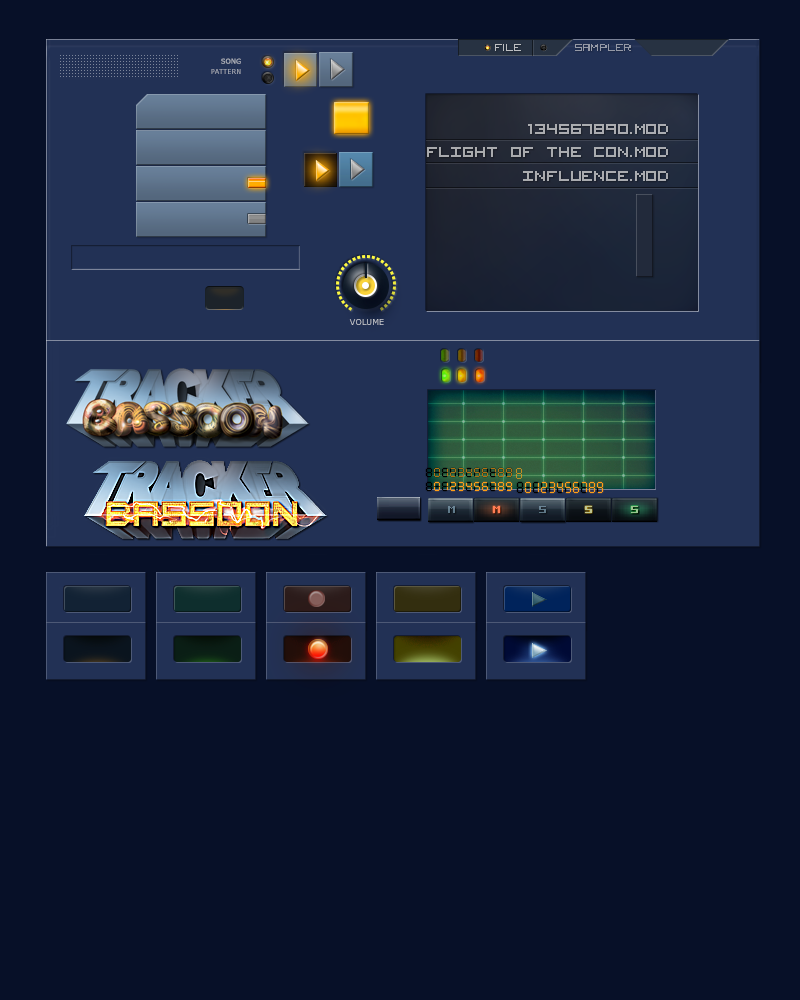
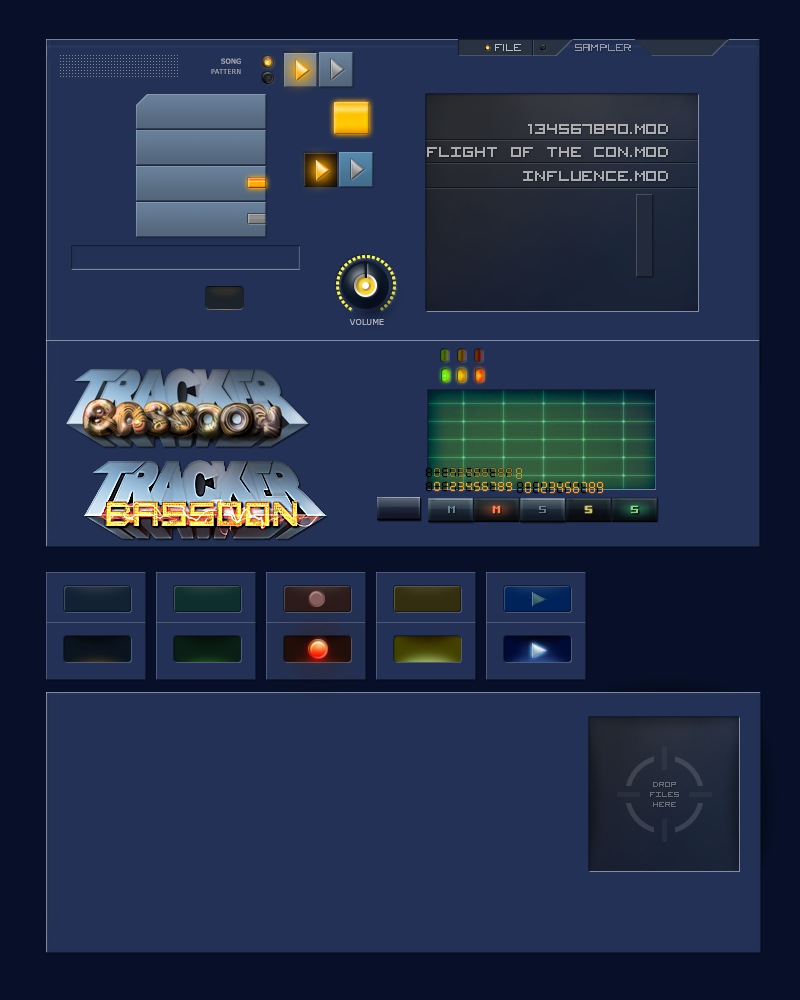
Two versions of the same layered image (w=800, h=1000). Layer-by-layer changes:
added group "drop files here" (55%) with 16 layers in group "icons" over [650, 782, 680, 809]
added group "here" with 4 layers in group "drop files here" over [653, 802, 677, 809]
added layer "Layer 8 copy 2" in group "here" over [671, 802, 677, 809]
added layer "Layer 8 copy" in group "here" over [659, 802, 665, 809]
added layer "Layer 2 copy" (1st of 2, in "icons" › "drop files here" › "here") in group "here" over [665, 802, 671, 809]
added group "files" with 5 layers in group "drop files here" over [650, 792, 680, 799]
added group "drop" with 4 layers in group "drop files here" over [653, 782, 677, 789]
added group "Group 7" (32%) with 4 layers in group "icons" over [617, 747, 712, 842]
added layer "Rectangle 8 copy 3" (13%) in group "Group 7" over [662, 819, 667, 842]
added layer "Rectangle 8 copy 2" (13%) in group "Group 7" over [662, 747, 667, 770]
added layer "Rectangle 8 copy" (13%) in group "Group 7" over [689, 792, 712, 797]
added layer "Rectangle 8" (13%) in group "Group 7" over [617, 792, 640, 797]
added layer "Ellipse 17" (lighten, 13%) in group "icons" over [625, 756, 704, 833]
added layer "Layer 16 copy" above "Ellipse 16 copy 2" over [46, 692, 761, 953]
added layer "Ellipse 16 copy 2" (27%) above "Ellipse 16 copy" over [571, 681, 761, 737]
added layer "Ellipse 16 copy" (27%) above "Ellipse 16" over [718, 702, 774, 892]
added layer "Ellipse 16" (27%) above "Group 3 copy" over [545, 703, 610, 893]
added group "Group 3 copy" (75%) with 2 layers above "Layer 16" over [562, 690, 761, 912]
added layer "Layer 14 copy" (1st of 2, in "Group 3 copy") (41%) in group "Group 3 copy" over [562, 690, 759, 909]
added layer "Layer 14" (1st of 2, in "Group 3 copy") (53%) in group "Group 3 copy" over [562, 690, 761, 912]
added layer "Layer 14 copy 2" (41%) in group "Group 3" over [426, 94, 698, 311]
…and 10 more changes (10 added)
